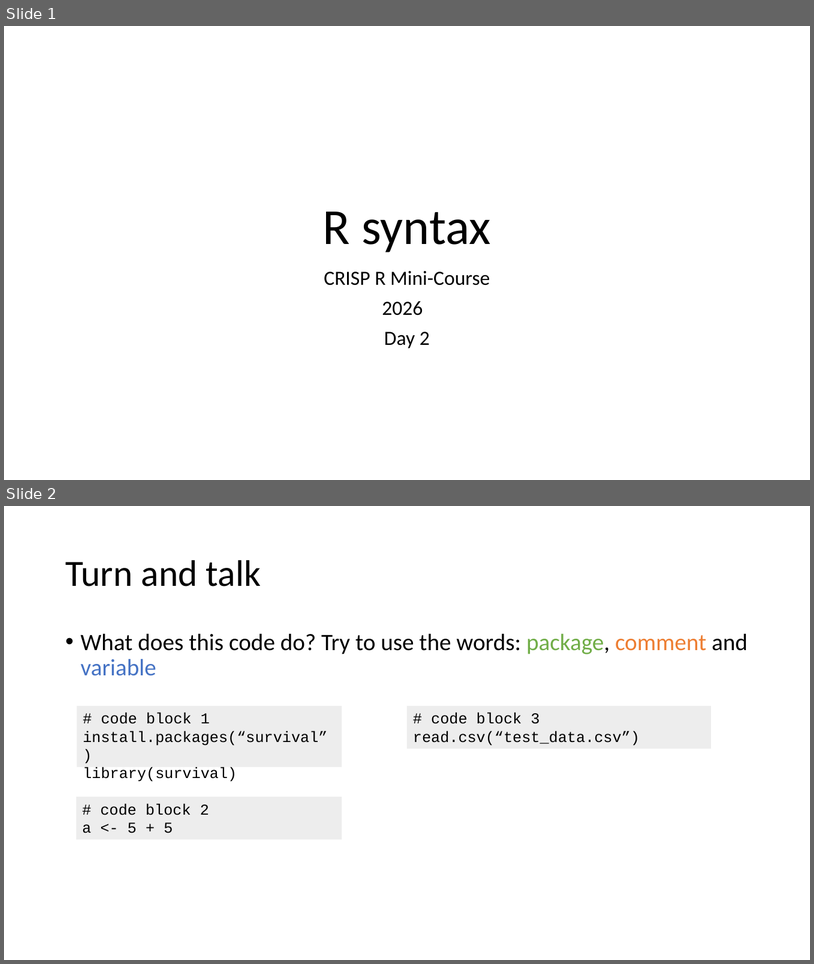
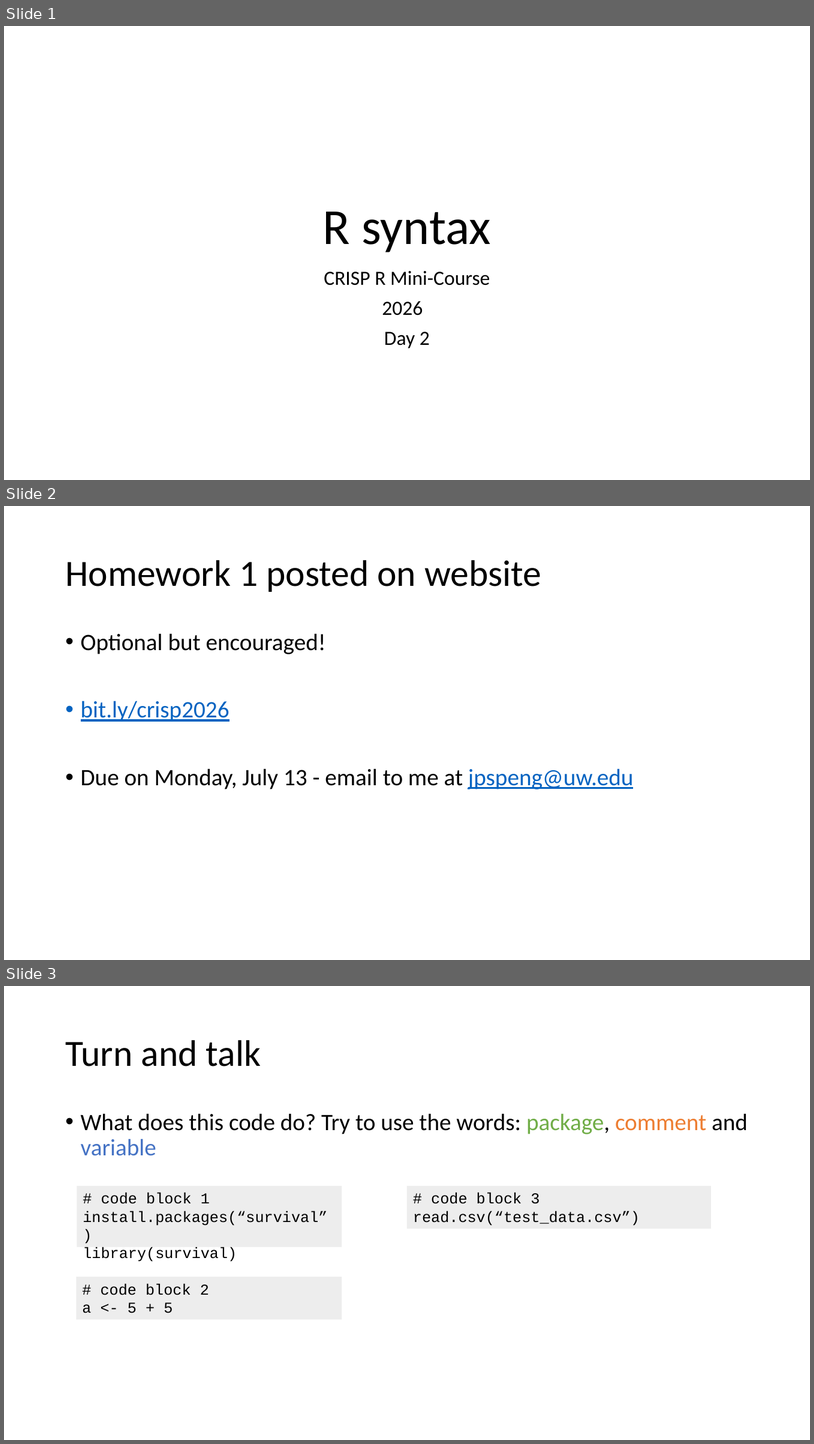
Before and after one commit to jpspeng/crisp_notes, a slide deck: powerpoints_2026/crisp_2026_R_day2.pptx. Shown one above the other, each under a label of ours: slides 1 and 2 before the commit, slides 1, 2 and 3 after it. The pictures are 814x964 and 814x1444 pixels, drawn with LibreOffice and Linux fonts; fonts in the diff are those of the drawing. Boxes give left, top, right and bottom in pixels: in the first picture for what was removed or moved away, otherwise in the second. Text is boxed around its words. In the diff, an @@ line names an element or a change of style, - is before the commit and + after.

Commit message:
fixing pptx

```diff
--- a/powerpoints_2026/crisp_2026_R_day2.pptx
+++ b/powerpoints_2026/crisp_2026_R_day2.pptx
@@ slide 2 added at (4, 506, 810, 960), background #FFFFFF @@
@@ title added at (65, 560, 542, 592), 44 pt, text #000000 @@
+Homework 1 posted on website
@@ text added at (81, 633, 634, 789), 28 pt, text #000000 @@
+• Optional but encouraged!
+• bit.ly/crisp2026
+• Due on Monday, July 13 - email to me at jpspeng@uw.edu
@@ what was slide 2 is now slide 3 @@
```
